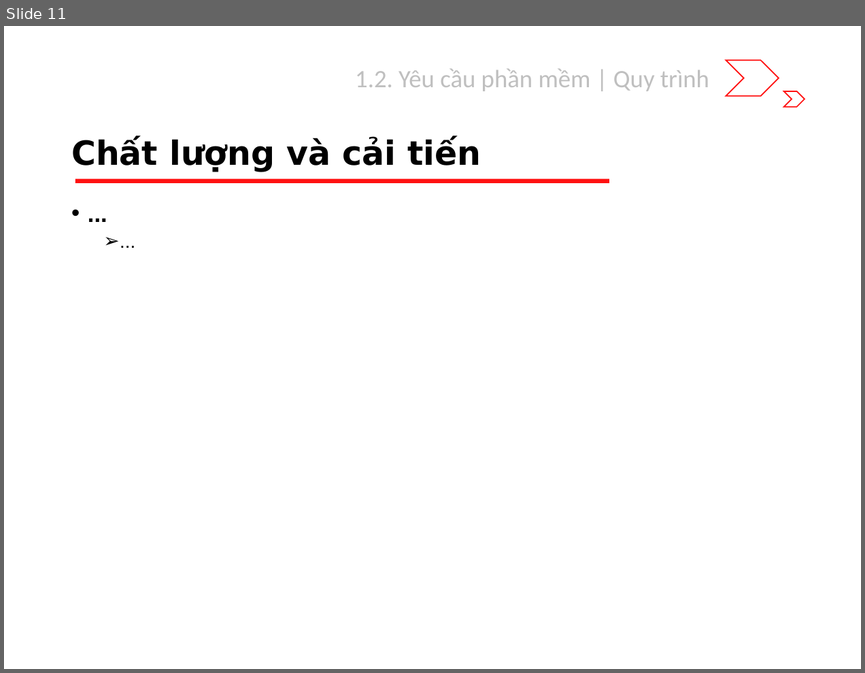
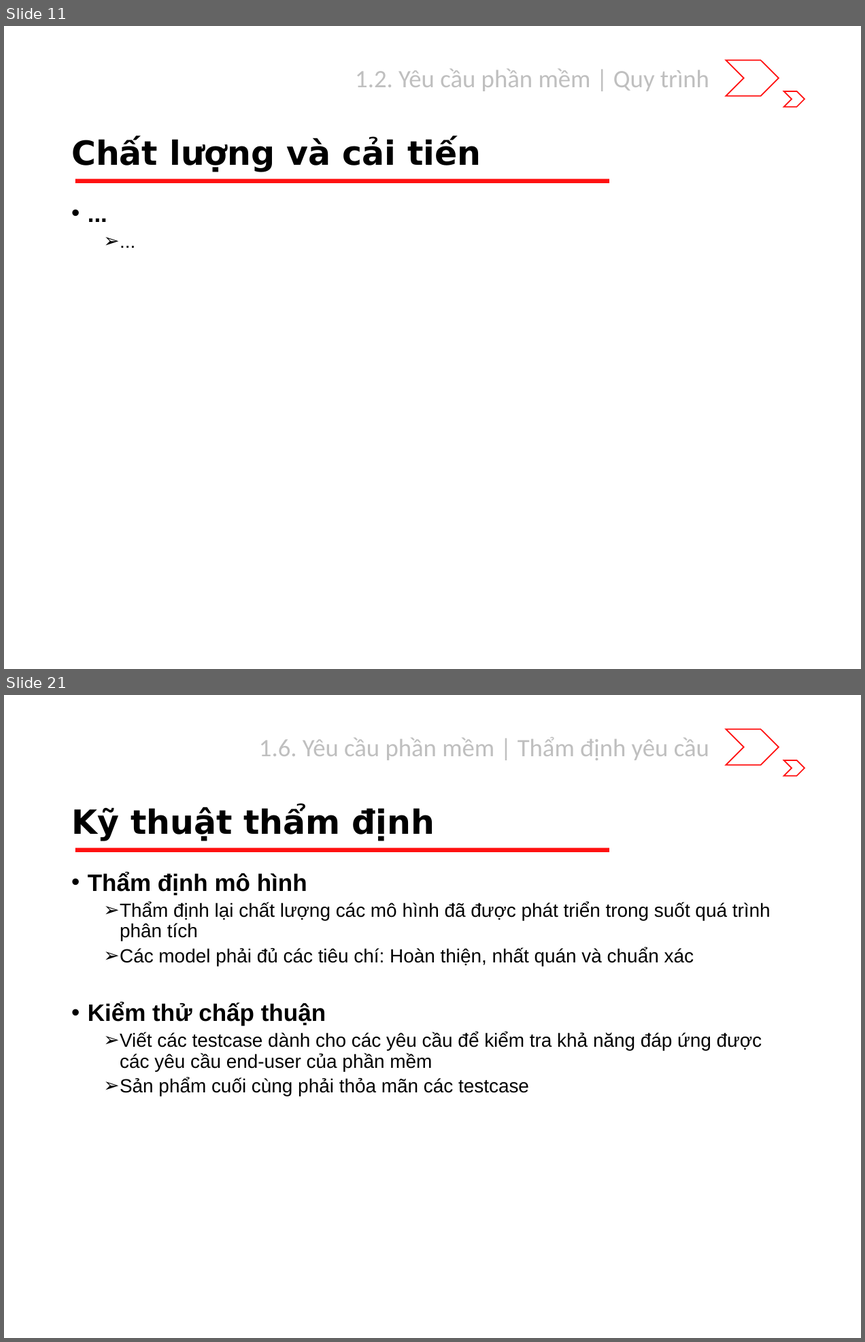
Before and after one commit to riverspart/uet-adv-sw-engineering, a slide deck: slide/release/chapter_1/slide.pptx. Shown one above the other, each under a label of ours: slide 11 before the commit, slides 11 and 21 after it; the slides between them are not shown. The pictures are 865x673 and 865x1342 pixels, drawn with LibreOffice and Linux fonts; fonts in the diff are those of the drawing. Boxes give left, top, right and bottom in pixels: in the first picture for what was removed or moved away, otherwise in the second. Text is boxed around its words. In the diff, an @@ line names an element or a change of style, - is before the commit and + after.

```diff
--- a/slide/release/chapter_1/slide.pptx
+++ b/slide/release/chapter_1/slide.pptx
@@ slide 21 added at [4,695,861,1338], background #FFFFFF; not listed: 3 template elements that a slide beside it also shows @@
@@ text added at [259,737,709,760], 21 pt, text #BFBFBF @@
+1.6. Yêu cầu phần mềm | Thẩm định yêu cầu
@@ title added at [71,807,434,841], 28 pt, text #000000, bold @@
+Kỹ thuật thẩm định
@@ text added at [88,871,770,1096], 16 pt, text #000000 @@
+• Thẩm định mô hình
+  ➢ Thẩm định lại chất lượng các mô hình đã được phát triển trong suốt quá trình phân tích
+  ➢ Các model phải đủ các tiêu chí: Hoàn thiện, nhất quán và chuẩn xác
+• Kiểm thử chấp thuận
+  ➢ Viết các testcase dành cho các yêu cầu để kiểm tra khả năng đáp ứng được các yêu cầu end-user của phần mềm
+  ➢ Sản phẩm cuối cùng phải thỏa mãn các testcase
```
Also in this commit, not shown: 1 slide changed, 15 other slides added.
